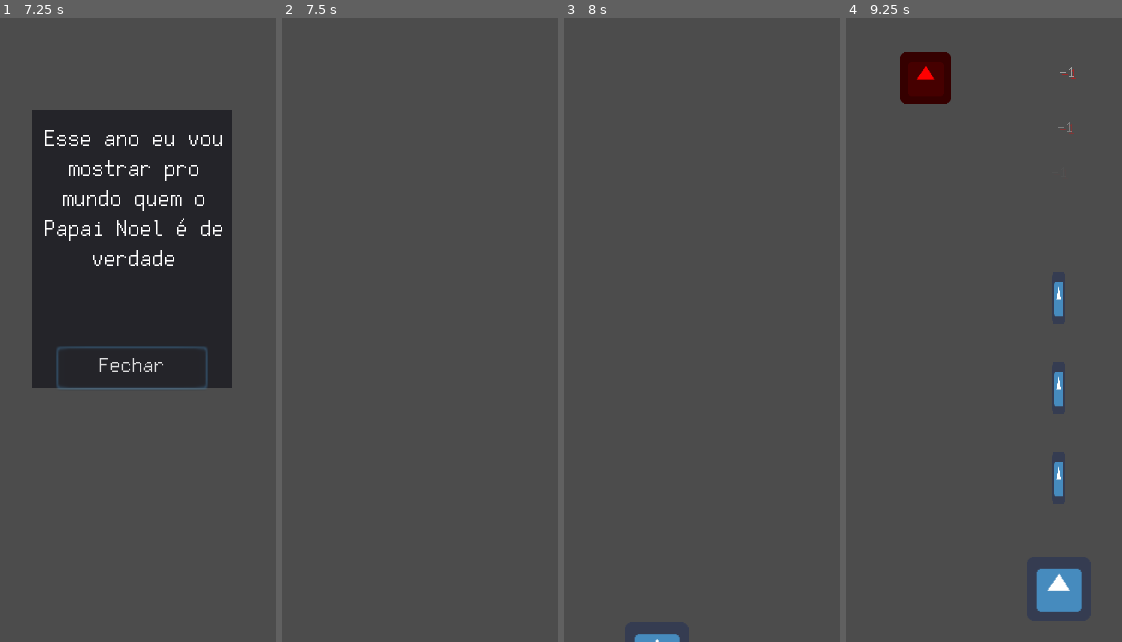
Above: before the commit, frames 1-4 (left to right).
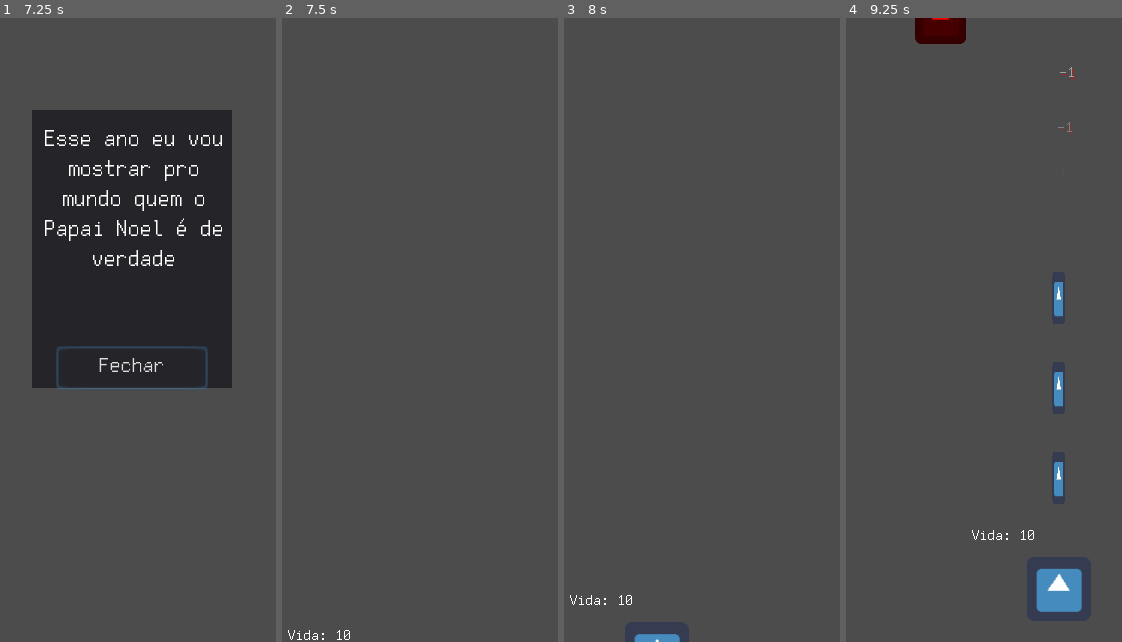
Above: after the commit, the same moments.

Repository: Bandeiraa/7DaysXmasGame
Game: Godot game, scene res://Scenes/Main/Main.tscn
Two runs of this game, one before a commit and one after it. Both use one fixed random seed, a clock stepped at 60 frames per second and the inputs below. The engine's default icon, where the game draws it, is replaced by a stand-in: a white triangle on a blue panel in a dark square.
Inputs:
- Up to frame 1 (7.25 s): click "Seguinte" at 0.5 s; tap Enter at 1.25, 4.25 s; hold Right (ui_right) 1.28-2.03 s; tap Space at 2, 5 s; hold Left (ui_left) 2.03-2.78 s; hold Right (ui_right) 2.78-4.28 s; hold Left (ui_left) 4.28-6.53 s; hold Right (ui_right) from 6.53 s (still down)
- Up to frame 2 (7.5 s): release Right (ui_right) at 7.25 s; click "Fechar" at 7.25 s
- Up to frame 3 (8 s): no input
- Up to frame 4 (9.25 s): hold Right (ui_right) from 8.03 s (still down)

Frame 1 is identical in both runs. In frame 2, less than 0.1% of the frame differs, in the area x 2-25%, y 98-100%; in frame 3, less than 0.1%; in frame 4, 2.4%, in the area x 19-69%, y 0-84%.

Commit message:
Adding multiple goblin mage spells

Diff:
--- a/Scenes/Character/Goblin.tscn
+++ b/Scenes/Character/Goblin.tscn
@@ -1,11 +1,43 @@
-[gd_scene load_steps=5 format=2]
+[gd_scene load_steps=8 format=2]
 
 [ext_resource path="res://icon.png" type="Texture" id=1]
 [ext_resource path="res://Scripts/Goblin.gd" type="Script" id=2]
 [ext_resource path="res://Scripts/GoblinDamageArea.gd" type="Script" id=3]
+[ext_resource path="res://Fonts/FreePixel.ttf" type="DynamicFontData" id=4]
 
 [sub_resource type="RectangleShape2D" id=1]
 extents = Vector2( 31.9474, 31.6786 )
+
+[sub_resource type="DynamicFont" id=2]
+font_data = ExtResource( 4 )
+
+[sub_resource type="Animation" id=3]
+resource_name = "minosHealth"
+length = 0.4
+tracks/0/type = "value"
+tracks/0/path = NodePath("HealthLabel:rect_position")
+tracks/0/interp = 1
+tracks/0/loop_wrap = true
+tracks/0/imported = false
+tracks/0/enabled = true
+tracks/0/keys = {
+"times": PoolRealArray( 0, 0.1, 0.2, 0.4 ),
+"transitions": PoolRealArray( 1, 1, 1, 1 ),
+"update": 0,
+"values": [ Vector2( -87.6813, -60.8112 ), Vector2( -94, -60.811 ), Vector2( -80, -60.811 ), Vector2( -87.6813, -60.8112 ) ]
+}
+tracks/1/type = "value"
+tracks/1/path = NodePath("HealthLabel:modulate")
+tracks/1/interp = 1
+tracks/1/loop_wrap = true
+tracks/1/imported = false
+tracks/1/enabled = true
+tracks/1/keys = {
+"times": PoolRealArray( 0, 0.2, 0.4 ),
+"transitions": PoolRealArray( 1, 1, 1 ),
+"update": 0,
+"values": [ Color( 1, 1, 1, 1 ), Color( 1, 0, 0, 1 ), Color( 1, 1, 1, 1 ) ]
+}
 
 [node name="Goblin" type="KinematicBody2D"]
 script = ExtResource( 2 )
@@ -21,8 +53,24 @@
 [node name="GoblinSprite" type="Sprite" parent="GoblinCollision"]
 texture = ExtResource( 1 )
 
+[node name="HealthLabel" type="Label" parent="GoblinCollision"]
+margin_left = -87.6813
+margin_top = -60.8112
+margin_right = -39.6813
+margin_bottom = -44.8112
+custom_fonts/font = SubResource( 2 )
+text = "Vida: "
+align = 1
+valign = 1
+__meta__ = {
+"_edit_use_anchors_": false
+}
+
 [node name="GoblinCollider" type="CollisionShape2D" parent="GoblinCollision"]
 shape = SubResource( 1 )
+
+[node name="Animator" type="AnimationPlayer" parent="GoblinCollision"]
+anims/minosHealth = SubResource( 3 )
 
 [node name="CannonSpawner" type="Position2D" parent="."]
 position = Vector2( 0, -15.4597 )
--- /dev/null
+++ b/Scenes/Enemies/FireWave.tscn
@@ -0,0 +1,23 @@
+[gd_scene load_steps=3 format=2]
+
+[ext_resource path="res://Scenes/Enemies/Projectile.tscn" type="PackedScene" id=1]
+[ext_resource path="res://Scripts/FireWave.gd" type="Script" id=2]
+
+[node name="Projectile" instance=ExtResource( 1 )]
+script = ExtResource( 2 )
+
+[node name="CollisionShape2D" parent="." index="0"]
+visible = false
+
+[node name="Projectile" parent="." index="1"]
+visible = false
+
+[node name="CollisionPolygon2D" type="CollisionPolygon2D" parent="." index="3"]
+modulate = Color( 1, 0, 0, 1 )
+self_modulate = Color( 1, 0, 0, 1 )
+polygon = PoolVector2Array( -1.13805, -12.8241, -24.3309, 29.8908, 21.5542, 29.7239, 1.03107, -12.991 )
+
+[node name="SkillDuration" type="Timer" parent="." index="4"]
+wait_time = 0.3
+autostart = true
+[connection signal="timeout" from="SkillDuration" to="." method="onSkillTimeout"]
--- /dev/null
+++ b/Scenes/Enemies/IceBeam.gd
@@ -0,0 +1,23 @@
+extends "res://Scripts/Projectile.gd"
+
+onready var animator = get_node("Animator")
+onready var damageLabel = get_node("DamageLabel")
+onready var deathTimer = get_node("DeathTimer")
+
+func _ready():
+	var _connection
+	_connection = connect("area_entered", self, "areaEntered")
+
+func areaEntered(enemyArea):
+	if enemyArea.is_in_group("Goblin"):
+		deathTimer.start()
+		enemyArea.armor -= 3
+		animator.play("DamageDealth")
+		damageLabel.text = str(-3)
+		velocity.y = 0
+		velocity.x = 0
+		$Projectile.hide()
+		#print("Vida do player: ", enemyArea.armor)
+
+func onDeathTimeout():
+	queue_free()
--- /dev/null
+++ b/Scenes/Enemies/IceBeam.tscn
@@ -0,0 +1,77 @@
+[gd_scene load_steps=7 format=2]
+
+[ext_resource path="res://Scenes/Enemies/Projectile.tscn" type="PackedScene" id=1]
+[ext_resource path="res://Scenes/Enemies/IceBeam.gd" type="Script" id=2]
+[ext_resource path="res://Fonts/FreePixel.ttf" type="DynamicFontData" id=3]
+
+[sub_resource type="RectangleShape2D" id=3]
+extents = Vector2( 3.15752, 50.0433 )
+
+[sub_resource type="Animation" id=2]
+resource_name = "DamageDealth"
+tracks/0/type = "value"
+tracks/0/path = NodePath("DamageLabel:rect_position")
+tracks/0/interp = 1
+tracks/0/loop_wrap = true
+tracks/0/imported = false
+tracks/0/enabled = true
+tracks/0/keys = {
+"times": PoolRealArray( 0, 0.1, 0.2, 0.4 ),
+"transitions": PoolRealArray( 1, 1, 1, 1 ),
+"update": 0,
+"values": [ Vector2( -19, 50.5024 ), Vector2( -26, 50.502 ), Vector2( -13, 50.502 ), Vector2( -19, 50.5024 ) ]
+}
+tracks/1/type = "value"
+tracks/1/path = NodePath("DamageLabel:modulate")
+tracks/1/interp = 1
+tracks/1/loop_wrap = true
+tracks/1/imported = false
+tracks/1/enabled = true
+tracks/1/keys = {
+"times": PoolRealArray( 0, 0.6, 1 ),
+"transitions": PoolRealArray( 1, 1, 1 ),
+"update": 0,
+"values": [ Color( 1, 1, 1, 0 ), Color( 1, 1, 1, 1 ), Color( 1, 1, 1, 0 ) ]
+}
+
+[sub_resource type="DynamicFont" id=1]
+size = 8
+font_data = ExtResource( 3 )
+
+[node name="IceBeam" instance=ExtResource( 1 )]
+script = ExtResource( 2 )
+velocity = Vector2( 0, 150 )
+
+[node name="CollisionShape2D" parent="." index="0"]
+shape = SubResource( 3 )
+
+[node name="Projectile" parent="." index="1"]
+scale = Vector2( 0.1, 1.6 )
+
+[node name="VisibilityNotifier2D" parent="." index="2"]
+position = Vector2( 0.0589907, -0.65427 )
+scale = Vector2( 0.309792, 4.92453 )
+
+[node name="Animator" type="AnimationPlayer" parent="." index="3"]
+anims/DamageDealth = SubResource( 2 )
+
+[node name="DamageLabel" type="Label" parent="." index="4"]
+modulate = Color( 1, 1, 1, 0 )
+margin_left = -19.0
+margin_top = 50.5024
+margin_right = 21.0
+margin_bottom = 58.5024
+custom_fonts/font = SubResource( 1 )
+custom_colors/font_color_shadow = Color( 1, 0, 0, 1 )
+custom_constants/shadow_offset_x = 1
+custom_constants/shadow_offset_y = 1
+text = "11111"
+align = 1
+valign = 1
+autowrap = true
+__meta__ = {
+"_edit_use_anchors_": false
+}
+
+[node name="DeathTimer" type="Timer" parent="." index="5"]
+[connection signal="timeout" from="DeathTimer" to="." method="onDeathTimeout"]
--- a/Scenes/Enemies/LancerElf.tscn
+++ b/Scenes/Enemies/LancerElf.tscn
@@ -3,7 +3,7 @@
 [ext_resource path="res://Scenes/Enemies/MageElf.tscn" type="PackedScene" id=1]
 
 [node name="MageElf" instance=ExtResource( 1 )]
-velocity = Vector2( 50, 75 )
+script = null
 
 [node name="EnemySprite" parent="." index="0"]
 modulate = Color( 0, 0, 0, 1 )
--- a/Scenes/Enemies/MageElf.tscn
+++ b/Scenes/Enemies/MageElf.tscn
@@ -73,4 +73,10 @@
 anims/DamageAnimation = SubResource( 3 )
 
 [node name="DeathTimer" type="Timer" parent="." index="4"]
+
+[node name="ShootTimer" type="Timer" parent="." index="5"]
+
+[node name="SkillSpawn" type="Position2D" parent="." index="6"]
+position = Vector2( 0, 70.6353 )
 [connection signal="timeout" from="DeathTimer" to="." method="onDeathTimeout"]
+[connection signal="timeout" from="ShootTimer" to="." method="onShootTimeout"]
--- a/Scenes/Enemies/WarriorElf.tscn
+++ b/Scenes/Enemies/WarriorElf.tscn
@@ -3,7 +3,7 @@
 [ext_resource path="res://Scenes/Enemies/MageElf.tscn" type="PackedScene" id=1]
 
 [node name="MageElf" instance=ExtResource( 1 )]
-velocity = Vector2( 25, 100 )
+script = null
 
 [node name="EnemySprite" parent="." index="0"]
 modulate = Color( 1, 0, 0, 1 )
--- /dev/null
+++ b/Scripts/FireWave.gd
@@ -0,0 +1,13 @@
+extends Area2D
+
+func _ready():
+	var _connection
+	_connection = connect("area_entered", self, "areaEntered")
+
+func areaEntered(enemyArea):
+	if enemyArea.is_in_group("Goblin"):
+		enemyArea.armor -= 4
+		queue_free()
+
+func onSkillTimeout():
+	queue_free()
--- a/Scripts/GoblinDamageArea.gd
+++ b/Scripts/GoblinDamageArea.gd
@@ -1,12 +1,20 @@
 extends Area2D
 
 var armor = 10 setget setArmor
+onready var healthLabel = get_node("HealthLabel")
+onready var animator = get_node("Animator")
+
 signal canQueueFree
 
 func _ready():
+	healthLabel.text = ("Vida: " + str(armor))
 	add_to_group("Goblin")
 
 func setArmor(newValue):
 	armor = newValue
+	animator.play("minosHealth")
+	healthLabel.text = ("Vida: " + str(armor))
 	if armor <= 0:
+		animator.play("minosHealth")
+		healthLabel.text = "Vida: 0"
 		emit_signal("canQueueFree")
--- a/Scripts/MageElf.gd
+++ b/Scripts/MageElf.gd
@@ -2,16 +2,33 @@
 
 export var armor = 4 setget setArmor
 var offset = Vector2()
+var mageSpells = [preload("res://Scenes/Enemies/IceBeam.tscn"), preload("res://Scenes/Enemies/FireWave.tscn")]
 onready var labelAnimation = get_node("Animator")
 onready var damageLabel = get_node("DamageLabel")
 onready var deathTimer = get_node("DeathTimer")
+onready var shootTimer = get_node("ShootTimer")
 
 func _ready():
 	var _connection
 	add_to_group("Enemy")
 	chooseDirection()
 	_connection = connect("area_entered", self, "areaEntered")
-	#shoot()
+	shoot()
+
+func shoot():
+	var skill = get_node("SkillSpawn")
+	createProjectile(skill)
+	shootTimer.start()
+
+func chooseSpell(choice):
+	randomize()
+	var randomIndex = randi() % choice.size()
+	return choice[randomIndex]
+
+func createProjectile(position):
+	randomize()
+	var spell = chooseSpell(mageSpells).instance()
+	position.add_child(spell)
 
 func chooseDirection():
 	randomize()
@@ -47,3 +64,6 @@
 
 func onDeathTimeout():
 	queue_free()
+
+func onShootTimeout():
+	shoot()
